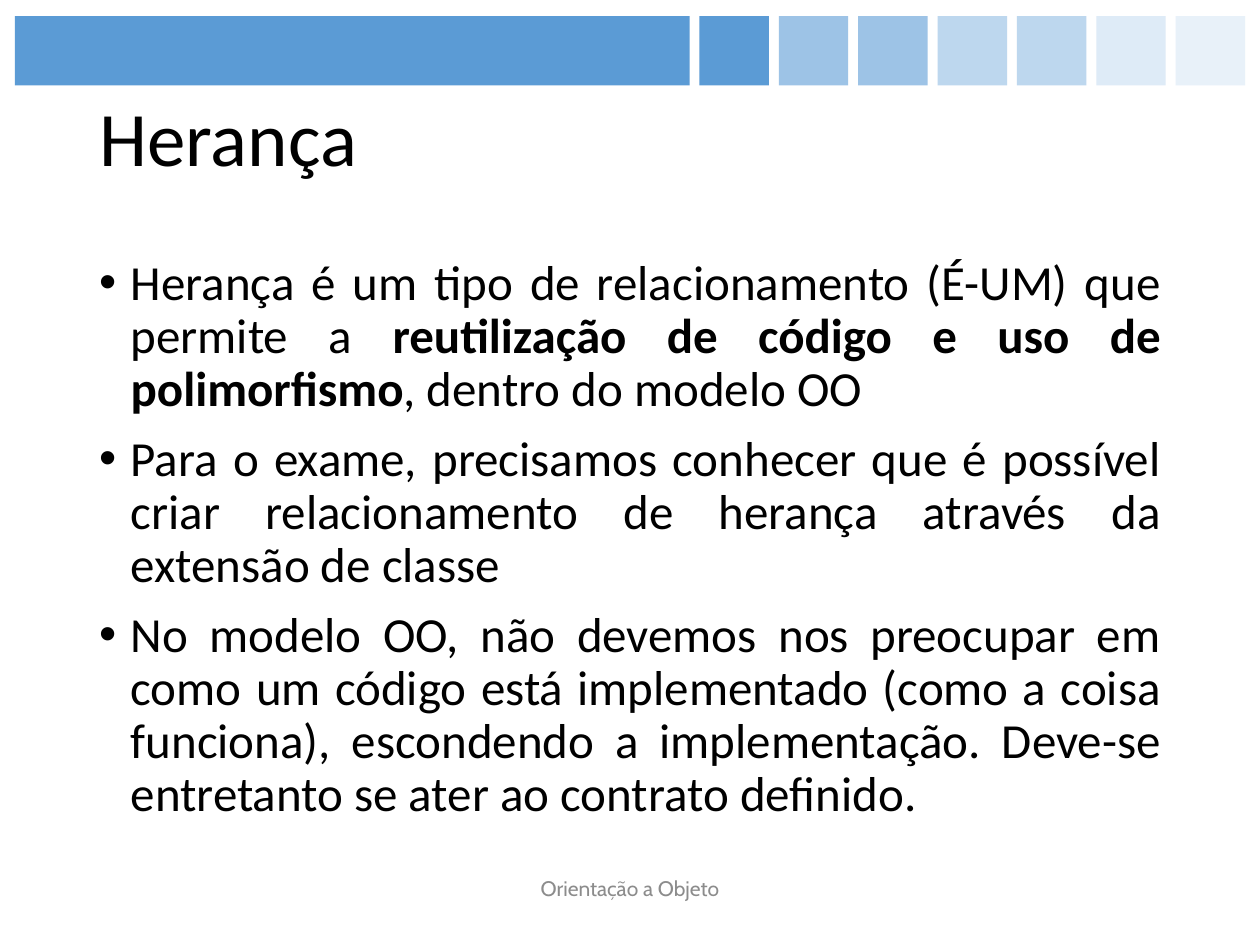
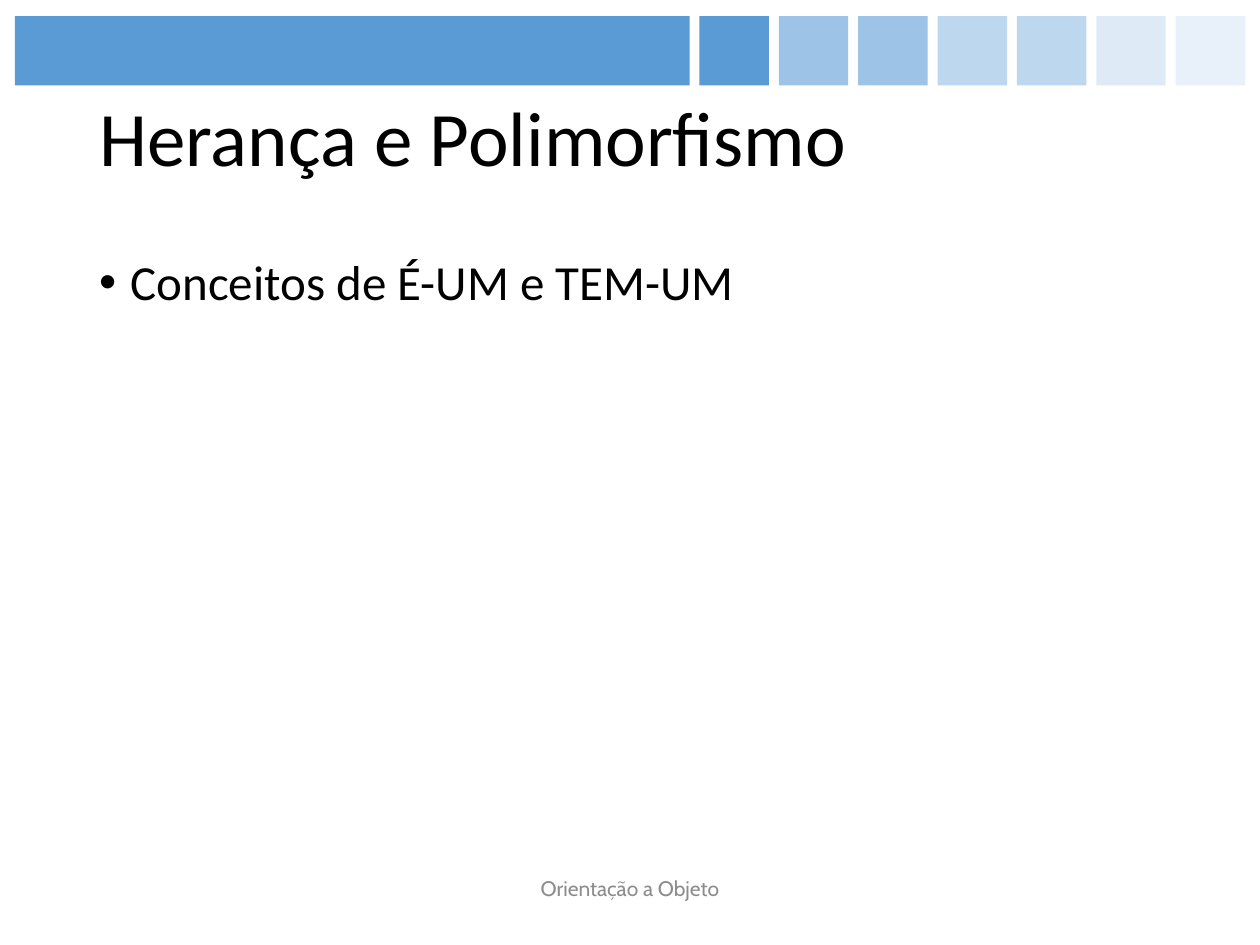
Before and after one commit to figueiredojrr/treinamentoJavaSeOcaAgosto, a slide deck: slide 23 of TreinamentoJavaSeOca/documentos/apresentação/OCA.pptx (slide 33 before the commit). Drawn at 1260x945 pixels with LibreOffice and Linux fonts; fonts in the diff are those of the drawing. Boxes give left, top, right and bottom in pixels: in the first picture for what was removed or moved away, otherwise in the second. Text is boxed around its words. In the diff, an @@ line names an element or a change of style, - is before the commit and + after.

```diff
--- a/TreinamentoJavaSeOca/documentos/apresentação/OCA.pptx
+++ b/TreinamentoJavaSeOca/documentos/apresentação/OCA.pptx
@@ title at box(99, 112, 846, 179): text changed @@
-Herança
+Herança e Polimorfismo
@@ text at box(131, 260, 734, 301): text changed @@
-• Herança é um tipo de relacionamento (É-UM) que permite a reutilização de código e uso de polimorfismo, dentro do modelo OO
-• Para o exame, precisamos conhecer que é possível criar relacionamento de herança através da extensão de classe
-• No modelo OO, não devemos nos preocupar em como um código está implementado (como a coisa funciona), escondendo a implementação. Deve-se entretanto se ater ao contrato definido.
+• Conceitos de É-UM e TEM-UM
```
Also in this commit, not shown: 23 other slides changed, 5 slides added, 15 slides removed.
